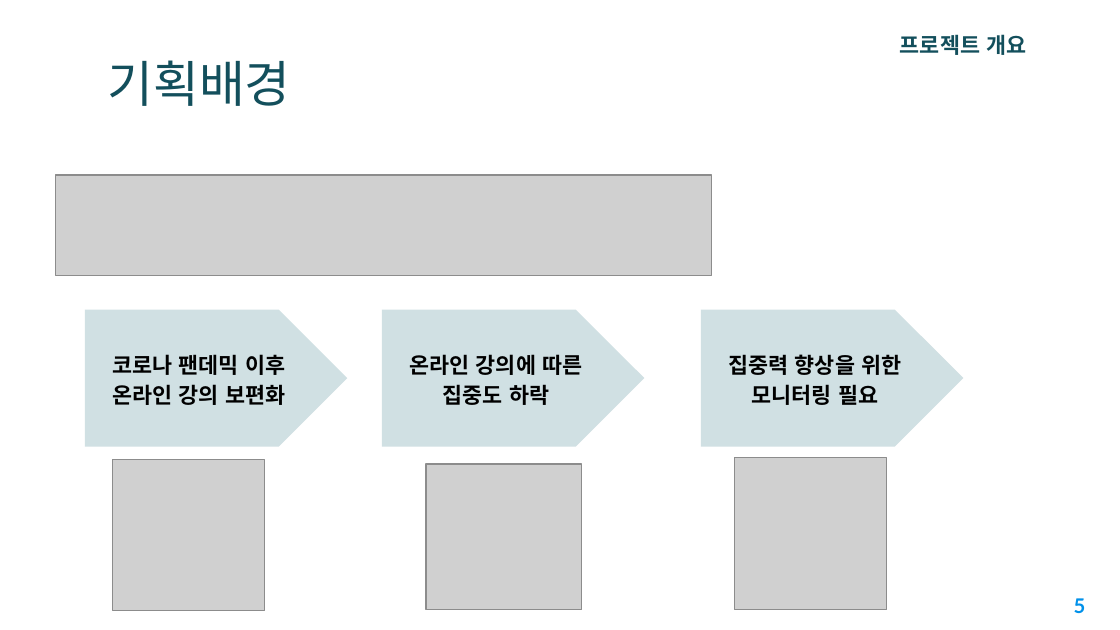
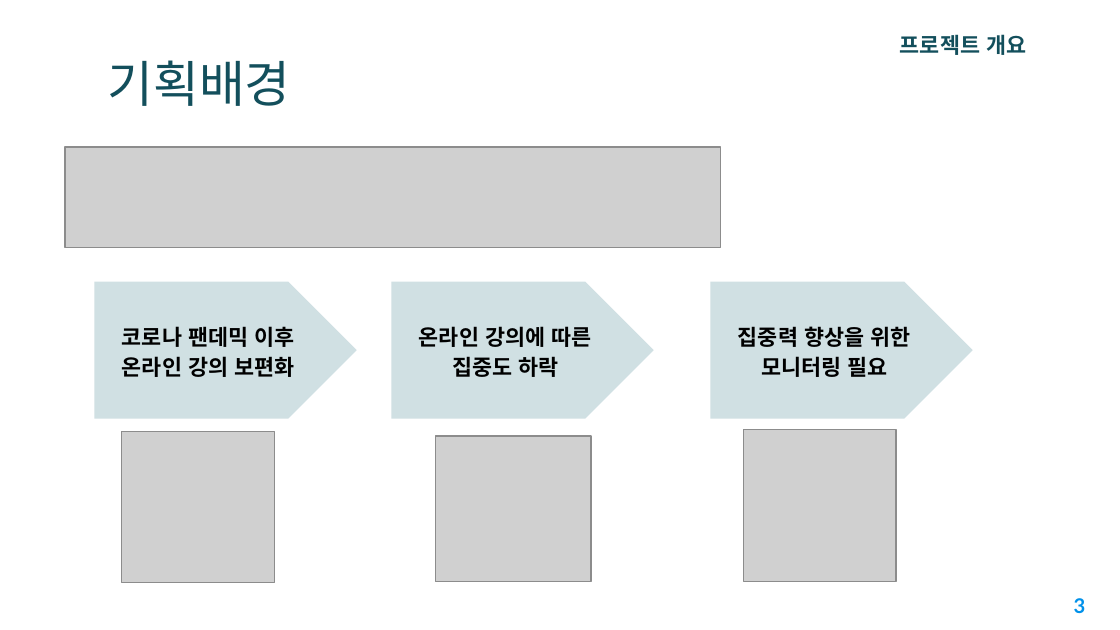
Before and after one commit to CQ-01/DrowsyDetect, a slide deck: slide 3 of concentration_detect/2조_온라인수강_집중도_감지시스템_프로젝트.pptx (slide 5 before the commit). Drawn at 1120x630 pixels with LibreOffice and Linux fonts; fonts in the diff are those of the drawing; grey boxes stand for pictures; background and template pictures are left out. Boxes give left, top, right and bottom in pixels: in the first picture for what was removed or moved away, otherwise in the second. Text is boxed around its words. In the diff, an @@ line names an element or a change of style, - is before the commit and + after.

```diff
--- a/concentration_detect/2조_온라인수강_집중도_감지시스템_프로젝트.pptx
+++ b/concentration_detect/2조_온라인수강_집중도_감지시스템_프로젝트.pptx
@@ 4 pictures, 3 pentagon arrows: place and size @@
-4 pictures, 3 pentagon arrows at <box>56,175,963,610</box>
+4 pictures, 3 pentagon arrows at <box>65,147,972,582</box>
@@ page number at <box>1074,598,1086,613</box>: text changed @@
-5
+3
```
Also in this commit, not shown: 5 other slides changed, 2 slides added, 8 slides removed.
